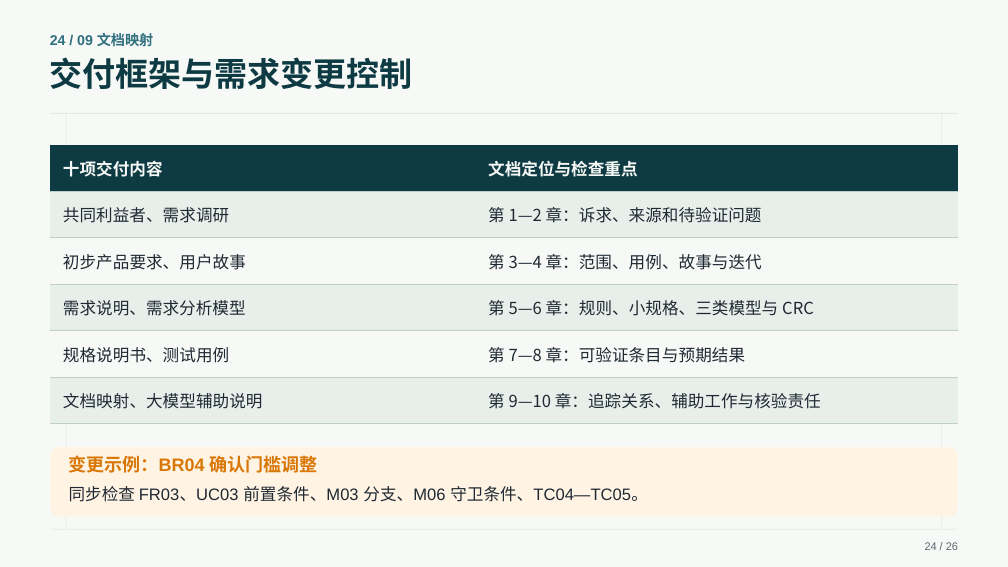
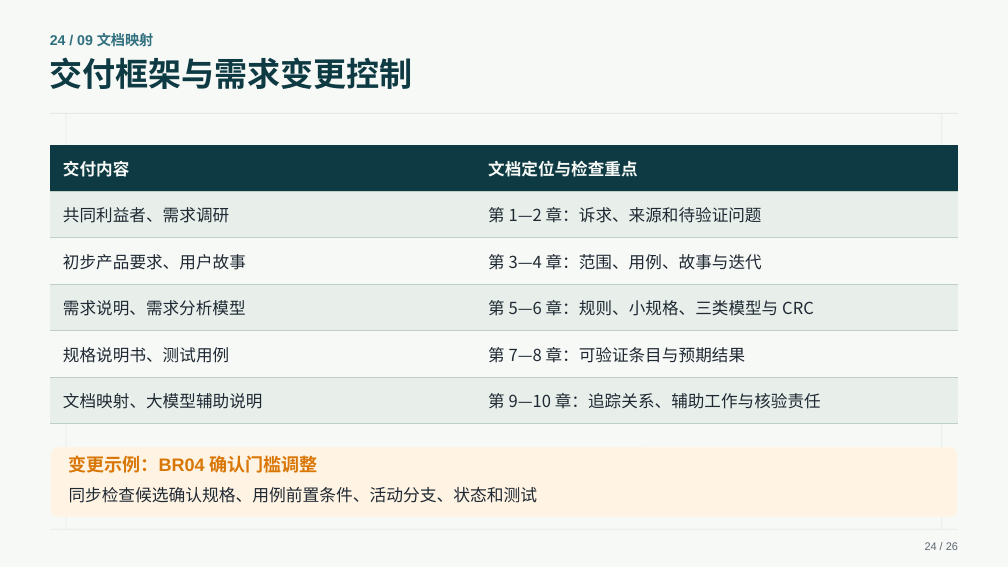
Before and after one commit to wdxf2/Paper-Agent, a slide deck: slide 24 of 需求分析/需求分析设计汇报第二版.pptx. Drawn at 1008x567 pixels with LibreOffice and Linux fonts; fonts in the diff are those of the drawing. Boxes give left, top, right and bottom in pixels: in the first picture for what was removed or moved away, otherwise in the second. Text is boxed around its words. In the diff, an @@ line names an element or a change of style, - is before the commit and + after.

```diff
--- a/需求分析/需求分析设计汇报第二版.pptx
+++ b/需求分析/需求分析设计汇报第二版.pptx
@@ table at (51, 145, 958, 424) @@
-row 1, column 1: 十项交付内容
+row 1, column 1: 交付内容
@@ text at (69, 487, 538, 503): text changed; size 15.8 to 16 pt @@
-同步检查 FR03、UC03 前置条件、M03 分支、M06 守卫条件、TC04—TC05。
+同步检查候选确认规格、用例前置条件、活动分支、状态和测试
```
Also in this commit, not shown: 7 other slides changed.
